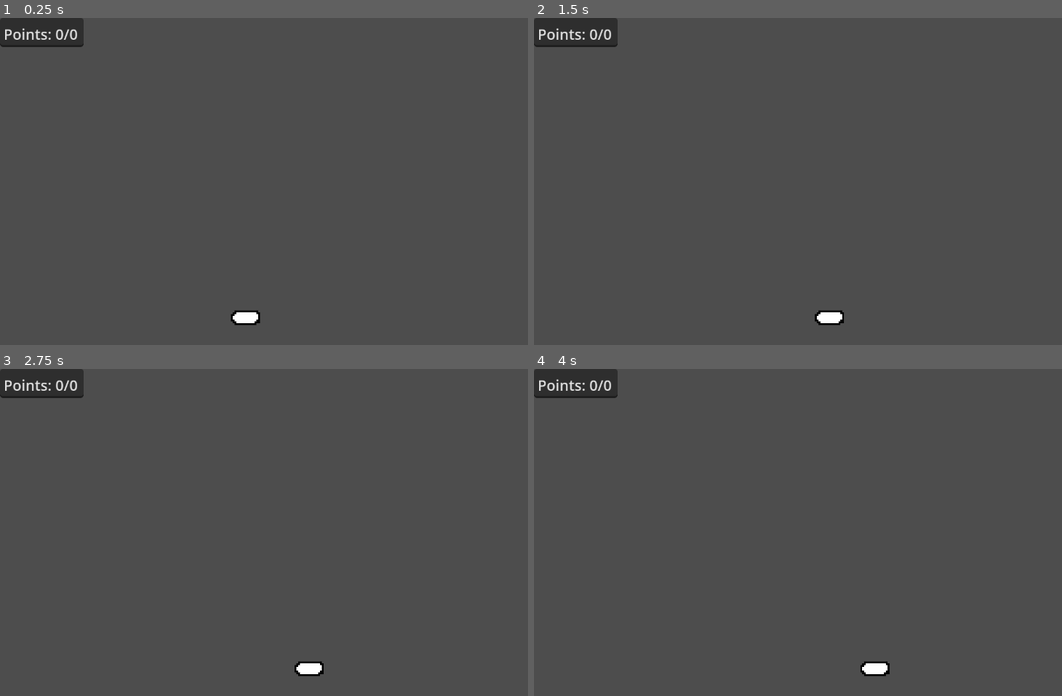
Above: before the commit, frames 1-4 (two rows, left to right).
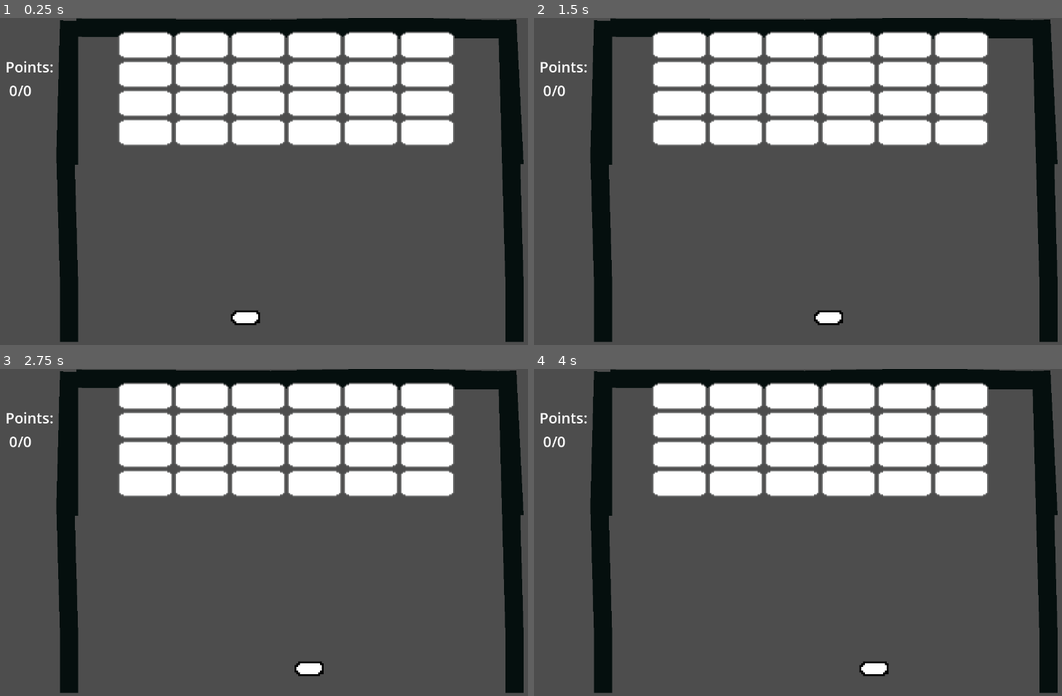
Above: after the commit, the same moments.

Repository: micw1417/School-Breakout
Game: Godot game, scene res://scenes/game/game.tscn
Two runs of this game, one before a commit and one after it. Both use one fixed random seed, a clock stepped at 60 frames per second and the inputs below. Before the commit the project starts from res://game.tscn.
Inputs:
- Up to frame 1 (0.25 s): no input
- Up to frame 2 (1.5 s): tap Enter at 0.5 s; hold D (right) 0.53-1.28 s; hold A (left) from 1.28 s (still down)
- Up to frame 3 (2.75 s): release A (left) at 2.03 s; hold D (right) from 2.03 s (still down)
- Up to frame 4 (4 s): release D (right) at 3.53 s; hold A (left) from 3.53 s (still down)

The runs differ from the first frame. In frame 1, 31% of the frame differs, in the area x 0-100%, y 0-100%; in frame 2, 31%; in frame 3, 31%; in frame 4, 31%.

Commit message:
stuff

Diff:
--- a/game.tscn
+++ /dev/null
@@ -1,14 +0,0 @@
-[gd_scene format=3 uid="uid://by2fgmuoygxfj"]
-
-[ext_resource type="PackedScene" uid="uid://7rsx78hasyoj" path="res://paddle.tscn" id="1_80nbo"]
-
-[node name="Game" type="Node2D" unique_id=289556916]
-
-[node name="Label" type="TextEdit" parent="." unique_id=870777379]
-offset_right = 92.0
-offset_bottom = 32.0
-scale = Vector2(0.5, 0.5)
-text = "Points: 0/0"
-
-[node name="paddle" parent="." unique_id=179163227 instance=ExtResource("1_80nbo")]
-position = Vector2(135, 163)
--- /dev/null
+++ b/paddle.tscn
@@ -0,0 +1,18 @@
+[gd_scene format=3 uid="uid://r8wp5cgbrqsu"]
+
+[ext_resource type="Texture2D" path="res://paddle.png" id="1_gn4f3"]
+[ext_resource type="Script" path="res://paddle.gd" id="1_tbytw"]
+
+[sub_resource type="RectangleShape2D" id="RectangleShape2D_gc5dt"]
+size = Vector2(18, 10)
+
+[node name="paddle" type="Area2D" unique_id=179163227]
+script = ExtResource("1_tbytw")
+
+[node name="Sprite2D" type="Sprite2D" parent="." unique_id=1838687790]
+texture_filter = 1
+texture = ExtResource("1_gn4f3")
+
+[node name="CollisionShape2D" type="CollisionShape2D" parent="." unique_id=1692866909]
+position = Vector2(0, 2)
+shape = SubResource("RectangleShape2D_gc5dt")
--- a/project.godot
+++ b/project.godot
@@ -51,4 +51,6 @@
 
 [rendering]
 
+textures/canvas_textures/default_texture_filter=0
 rendering_device/driver.windows="d3d12"
+2d/snap/snap_2d_transforms_to_pixel=true
--- /dev/null
+++ b/scenes/bricks/base_brick.tscn
@@ -0,0 +1,17 @@
+[gd_scene format=3 uid="uid://bp37okfpnhm61"]
+
+[ext_resource type="Texture2D" uid="uid://dn3r2ajcc5sp" path="res://assets/sprites/BlankBlock.png" id="1_t2y5r"]
+
+[sub_resource type="RectangleShape2D" id="RectangleShape2D_j67wb"]
+size = Vector2(40, 20)
+
+[node name="Node2D" type="Area2D" unique_id=1424824272]
+
+[node name="BlankBlock" type="Sprite2D" parent="." unique_id=1873938849]
+scale = Vector2(0.75, 0.75)
+texture = ExtResource("1_t2y5r")
+
+[node name="CollisionShape2D" type="CollisionShape2D" parent="." unique_id=241965724]
+visible = false
+scale = Vector2(0.75, 0.75)
+shape = SubResource("RectangleShape2D_j67wb")
--- /dev/null
+++ b/scenes/game/game.gd
@@ -0,0 +1,11 @@
+extends Node2D
+
+
+# Called when the node enters the scene tree for the first time.
+func _ready() -> void:
+	pass # Replace with function body.
+
+
+# Called every frame. 'delta' is the elapsed time since the previous frame.
+func _process(delta: float) -> void:
+	pass
--- /dev/null
+++ b/scenes/game/game.tscn
@@ -0,0 +1,61 @@
+[gd_scene format=3 uid="uid://by2fgmuoygxfj"]
+
+[ext_resource type="Script" uid="uid://h243ns4lyv0t" path="res://scripts/game/game.gd" id="1_7h61r"]
+[ext_resource type="PackedScene" uid="uid://7rsx78hasyoj" path="res://scenes/paddle.tscn" id="2_0sr1o"]
+
+[sub_resource type="RectangleShape2D" id="RectangleShape2D_7h61r"]
+size = Vector2(20, 232.89932)
+
+[sub_resource type="RectangleShape2D" id="RectangleShape2D_0sr1o"]
+size = Vector2(20, 232.89932)
+
+[sub_resource type="RectangleShape2D" id="RectangleShape2D_j67wb"]
+size = Vector2(20, 232.89932)
+
+[node name="Game" type="Node2D" unique_id=289556916]
+script = ExtResource("1_7h61r")
+
+[node name="Label" type="Label" parent="." unique_id=483832541]
+offset_left = 3.0
+offset_top = 21.0
+offset_right = 85.0
+offset_bottom = 129.0
+scale = Vector2(0.5, 0.5)
+text = "Points:
+ 0/0"
+
+[node name="paddle" parent="." unique_id=179163227 instance=ExtResource("2_0sr1o")]
+position = Vector2(135, 163)
+
+[node name="Walls" type="StaticBody2D" parent="." unique_id=911434545]
+
+[node name="CollisionShape2D3" type="CollisionShape2D" parent="Walls" unique_id=1772221492]
+position = Vector2(161, -2)
+rotation = 1.5810795
+shape = SubResource("RectangleShape2D_7h61r")
+
+[node name="Line2D" type="Line2D" parent="Walls/CollisionShape2D3" unique_id=396637206]
+position = Vector2(-2.7402682, -34.525993)
+scale = Vector2(1, 1.0171429)
+points = PackedVector2Array(11, -19, 10, -78, 9, -24, 11, 46, 11.58305, 151.29538)
+default_color = Color(0.019607844, 0.05882353, 0.05490196, 1)
+
+[node name="CollisionShape2D" type="CollisionShape2D" parent="Walls" unique_id=1794605270]
+position = Vector2(29, 97)
+shape = SubResource("RectangleShape2D_0sr1o")
+
+[node name="Line2D" type="Line2D" parent="Walls/CollisionShape2D" unique_id=707922995]
+position = Vector2(-2, 2.5085754)
+scale = Vector2(1, 1.0171429)
+points = PackedVector2Array(11, -19, 11, -96.84831, 9, -24, 11, 46, 11, 77)
+default_color = Color(0.019607844, 0.05882353, 0.05490196, 1)
+
+[node name="CollisionShape2D2" type="CollisionShape2D" parent="Walls" unique_id=245030175]
+position = Vector2(286, 97)
+shape = SubResource("RectangleShape2D_j67wb")
+
+[node name="Line2D" type="Line2D" parent="Walls/CollisionShape2D2" unique_id=1509533958]
+position = Vector2(-14, 3)
+scale = Vector2(1, 1.0171429)
+points = PackedVector2Array(11, -19, 7, -97.33145, 9, -24, 9.265778, -14.697556, 11, 46, 11, 77)
+default_color = Color(0.019607844, 0.05882353, 0.05490196, 1)
--- /dev/null
+++ b/scenes/paddle.tscn
@@ -0,0 +1,18 @@
+[gd_scene format=3 uid="uid://7rsx78hasyoj"]
+
+[ext_resource type="Texture2D" uid="uid://wp251v1yu5rd" path="res://assets/sprites/paddle.png" id="1_gn4f3"]
+[ext_resource type="Script" uid="uid://cqf3hi5gr61h8" path="res://paddle.gd" id="1_tbytw"]
+
+[sub_resource type="RectangleShape2D" id="RectangleShape2D_gc5dt"]
+size = Vector2(18, 10)
+
+[node name="paddle" type="Area2D" unique_id=179163227]
+script = ExtResource("1_tbytw")
+
+[node name="Sprite2D" type="Sprite2D" parent="." unique_id=1838687790]
+texture_filter = 1
+texture = ExtResource("1_gn4f3")
+
+[node name="CollisionShape2D" type="CollisionShape2D" parent="." unique_id=1692866909]
+position = Vector2(0, 2)
+shape = SubResource("RectangleShape2D_gc5dt")
--- a/scripts/game/game.gd
+++ b/scripts/game/game.gd
@@ -1,10 +1,23 @@
 extends Node2D
 
+const BASE_BRICK = preload("res://scenes/bricks/base_brick.tscn")
+
+var columns = 6
+var rows = 4
+var blocksizeX = 30 + 1
+var blocksizeY = 15 + 1
 
 # Called when the node enters the scene tree for the first time.
 func _ready() -> void:
-	pass # Replace with function body.
+	grid_setup()
 
+func grid_setup():
+	for r in rows:
+		for c in columns:
+			var newBrick =  BASE_BRICK.instantiate()
+			add_child(newBrick)
+			print("GSsg")
+			newBrick.position = Vector2(80 + (blocksizeX * c), 15 + (blocksizeY * r))
 
 # Called every frame. 'delta' is the elapsed time since the previous frame.
 func _process(delta: float) -> void:
Not shown, added: assets/sprites/BlankBlock.png.import
Binary file added: assets/sprites/balls.png
Not shown, added: assets/sprites/balls.png.import
Not shown, added: scenes/game/game.gd.uid
